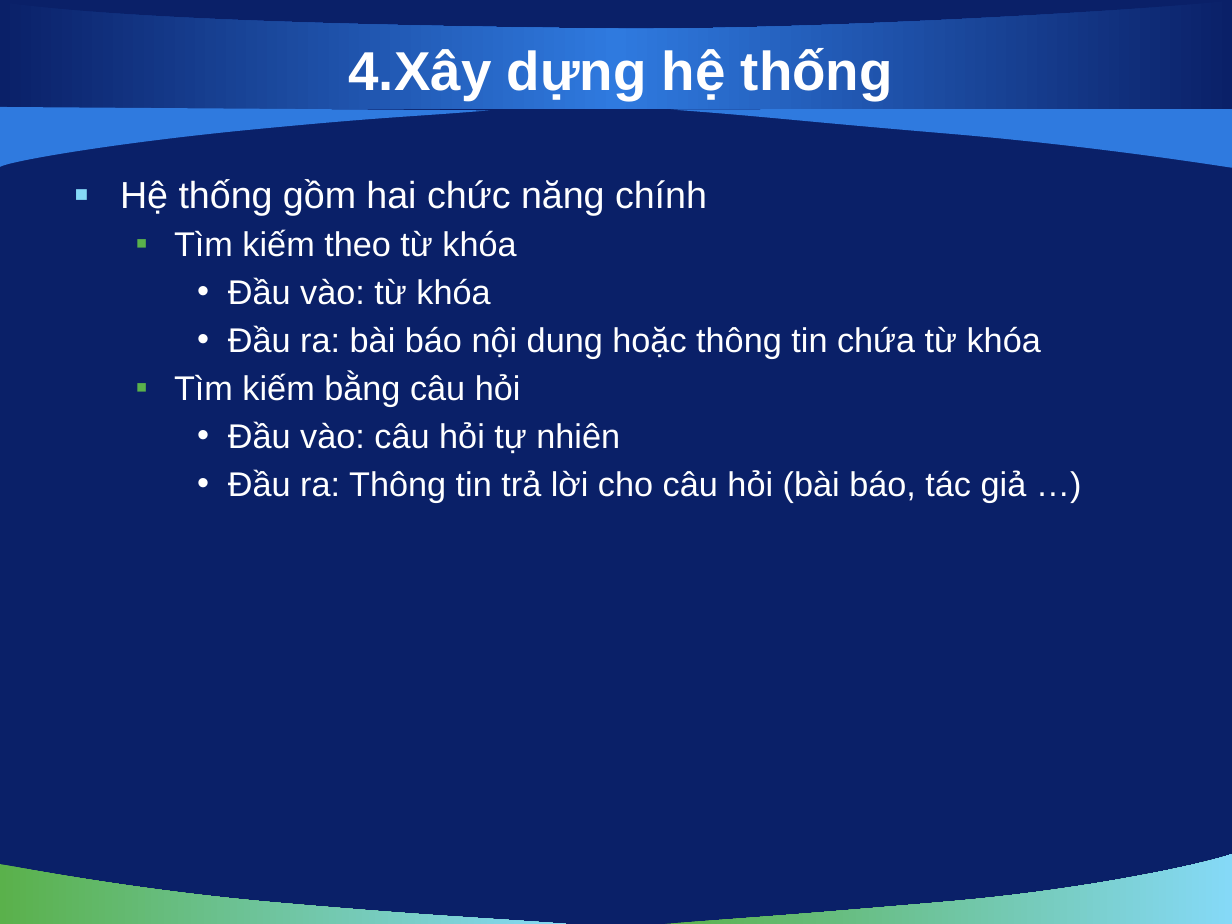
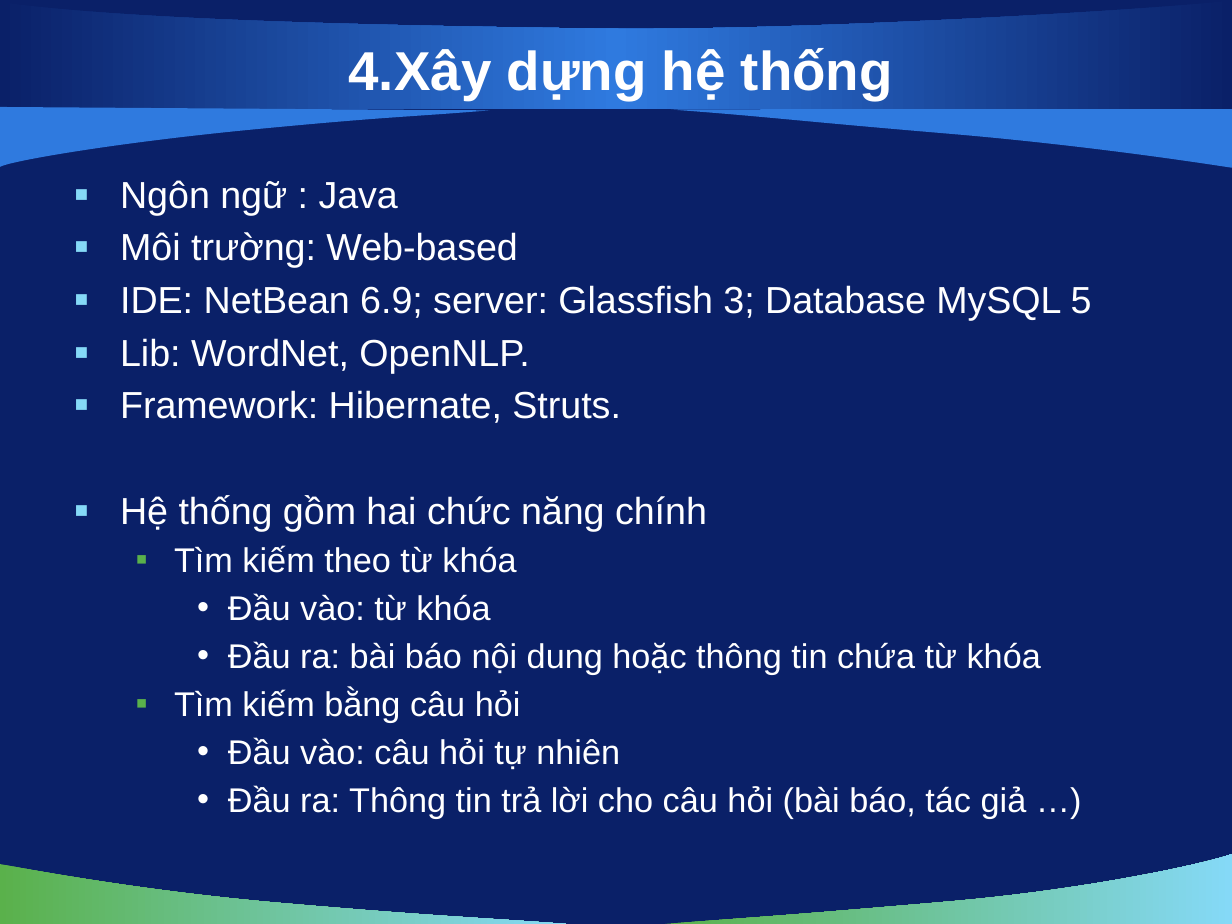
Before and after one commit to vuaviet/filnalproject, a slide deck: slide 10 of De Cuong/bao cao luan van/slide 1.0.pptx (slide 9 before the commit). Drawn at 1232x924 pixels with LibreOffice and Linux fonts; fonts in the diff are those of the drawing; background and template pictures are left out. Boxes give left, top, right and bottom in pixels: in the first picture for what was removed or moved away, otherwise in the second. Text is boxed around its words. In the diff, an @@ line names an element or a change of style, - is before the commit and + after.

```diff
--- a/De Cuong/bao cao luan van/slide 1.0.pptx
+++ b/De Cuong/bao cao luan van/slide 1.0.pptx
@@ text at [120, 180, 1092, 423]: paragraphs added @@
+▪ Ngôn ngữ : Java
+▪ Môi trường: Web-based
+▪ IDE: NetBean 6.9; server: Glassfish 3; Database MySQL 5
+▪ Lib: WordNet, OpenNLP.
+▪ Framework: Hibernate, Struts.
```
Also in this commit, not shown: 7 other slides changed, 2 slides added.
